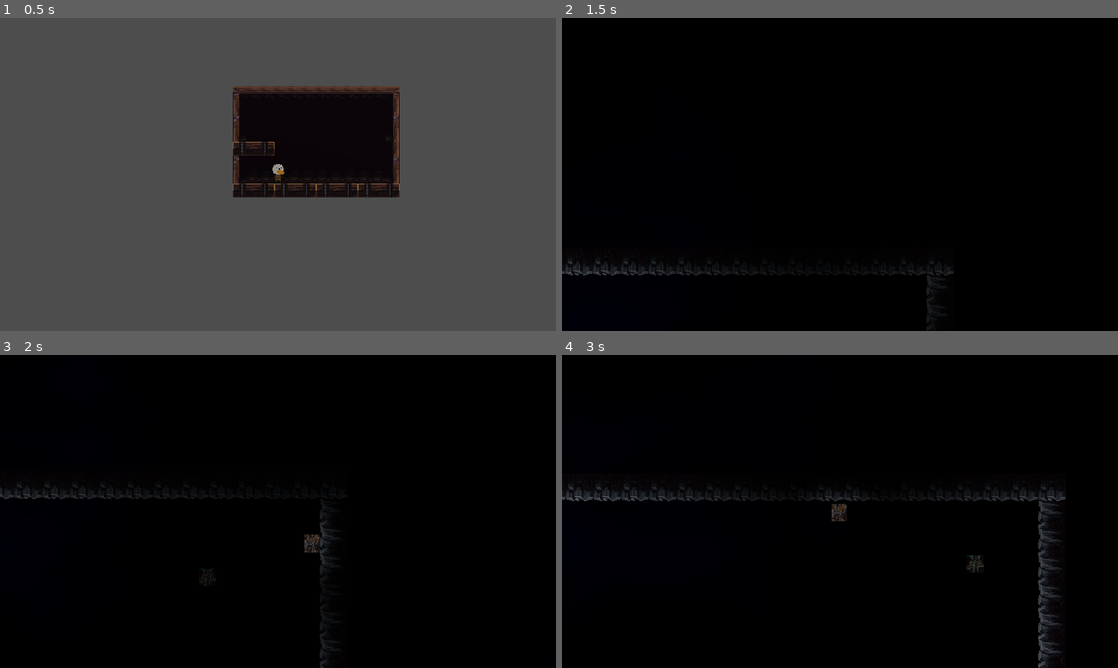
Above: before the commit, frames 1-4 (two rows, left to right).
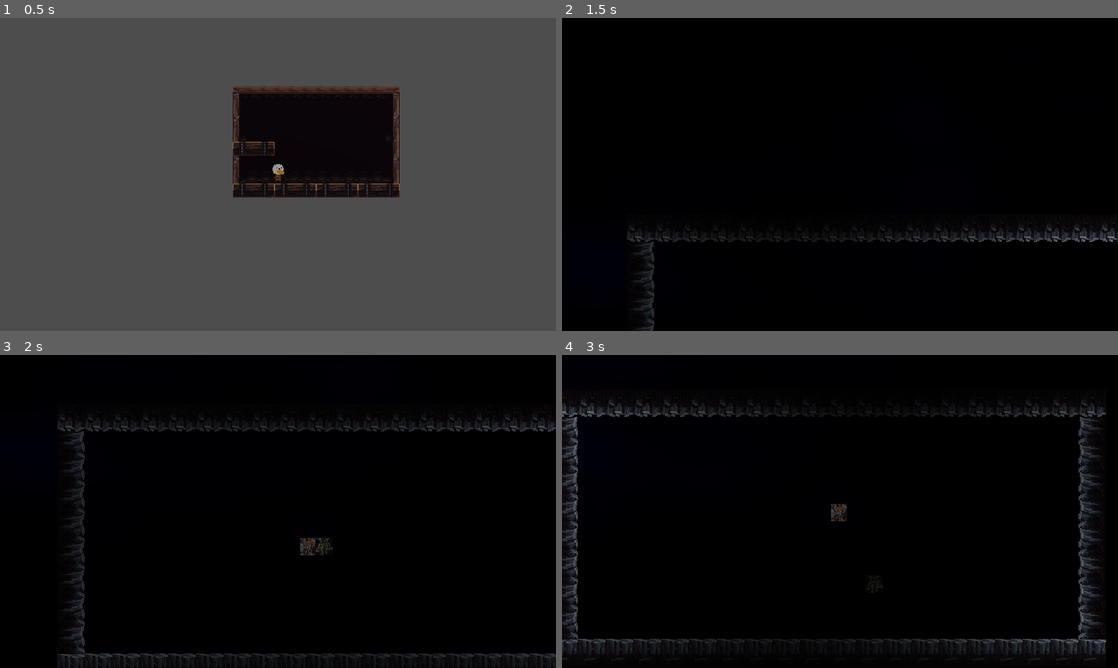
Above: after the commit, the same moments.

Repository: YisusJe/gamejam
Game: Godot game, scene res://main.tscn
The game is run twice, just before and just after one commit, with the same random seed, the same clock (stepped at 60 frames per second) and the same inputs.
Inputs (mouse positions are in pixels of both pictures, inside the frame that each line leads up to):
- Up to frame 1 (0.5 s): no input
- Up to frame 2 (1.5 s): tap Enter at 0.5 s; move the mouse to (962, 158) at 0.52 s; hold D (Right) from 0.53 s (still down); tap W (Up) at 0.6, 0.77, 1.07 s; move the mouse to (728, 190) at 1.27 s; tap K (ChangePlayer) at 1.35 s
- Up to frame 3 (2 s): keep holding D (Right); tap W (Up) at 1.52, 1.55, 1.82 s
- Up to frame 4 (3 s): move the mouse to (895, 442) at 2.02 s; release D (Right) at 2.03 s; press the mouse at (895, 442) at 2.03 s; hold A (Left) 2.03-2.78 s; tap W (Up) at 2.3, 2.85 s; move the mouse to (812, 574) at 2.77 s; release the mouse at (812, 574) at 2.78 s; hold D (Right) from 2.78 s (still down)

Frame 1 is identical in both runs. In frame 2, 2.3% of the frame differs, in the area x 0-100%, y 66-100%; in frame 3, 4.5%; in frame 4, 7.7%, in the area x 0-98%, y 14-100%.

Commit message:
Mejor movimiento

Diff:
--- a/components/player_submarine/player_submarine.gd
+++ b/components/player_submarine/player_submarine.gd
@@ -1,19 +1,27 @@
 class_name PlayerSubmarine
 extends CharacterBody2D
 
+@export var max_steering = 0.3
+@export var auto_breaking_force = 0.2
 @export var speed = 400
 @onready var camera = $Camera2D
 @onready var submarine_flashlight = $SubmarineFlashlight
 
-func get_input():
-	var input_direction = Input.get_vector("Left", "Right", "Up", "Down")
-	velocity = input_direction * speed
+var stering = Vector2.ZERO
+
+func get_input(delta):
+	var input_direction = Input.get_vector("Left", "Right", "Up", "Down") / (10000 * delta)
+	stering += input_direction
+	stering = stering.lerp(Vector2.ZERO, auto_breaking_force * delta)
+	stering = stering.limit_length(max_steering)
+
+	velocity = stering * speed
 
 	if(Input.is_action_pressed("Flashlight")):
 		submarine_flashlight.turn_on()
 	else:
 		submarine_flashlight.turn_off()
 
-func _physics_process(_delta):
-	get_input()
+func _physics_process(delta):
+	get_input(delta)
 	move_and_slide()
--- a/components/player_submarine/player_submarine.tscn
+++ b/components/player_submarine/player_submarine.tscn
@@ -11,6 +11,7 @@
 
 [node name="PlayerSubmarine" type="CharacterBody2D"]
 script = ExtResource("1_4dmpj")
+speed = 10
 
 [node name="Sprite2D" type="Sprite2D" parent="."]
 scale = Vector2(0.257143, 0.29529)
